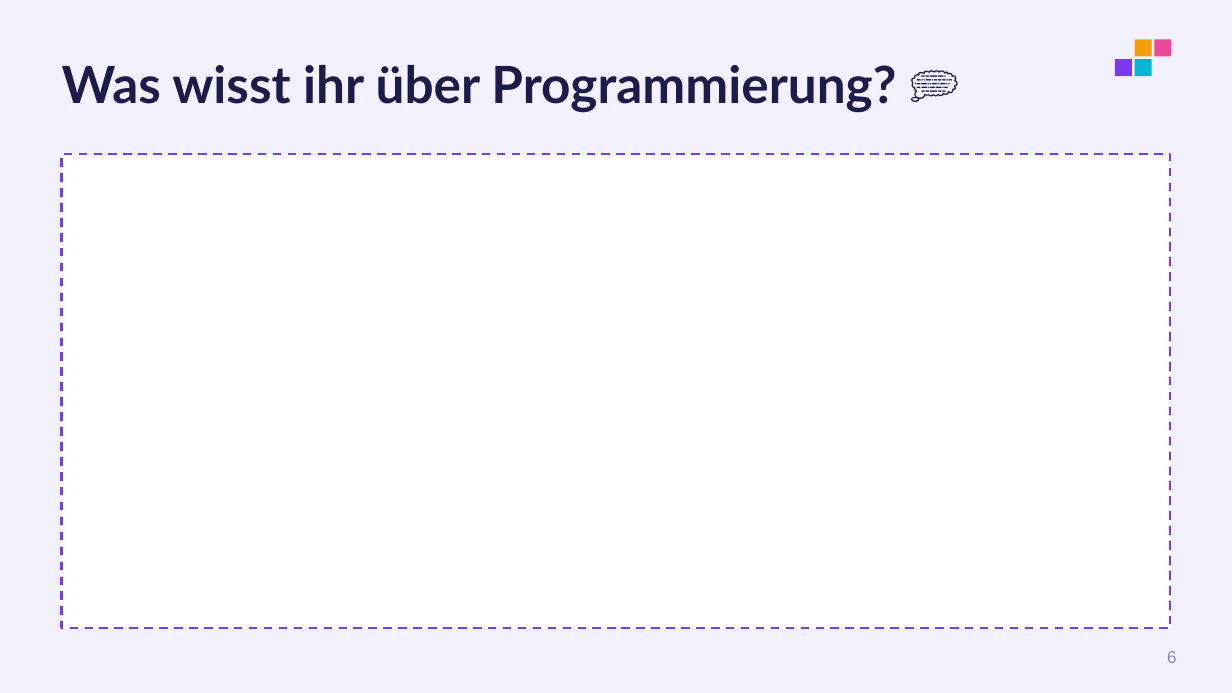
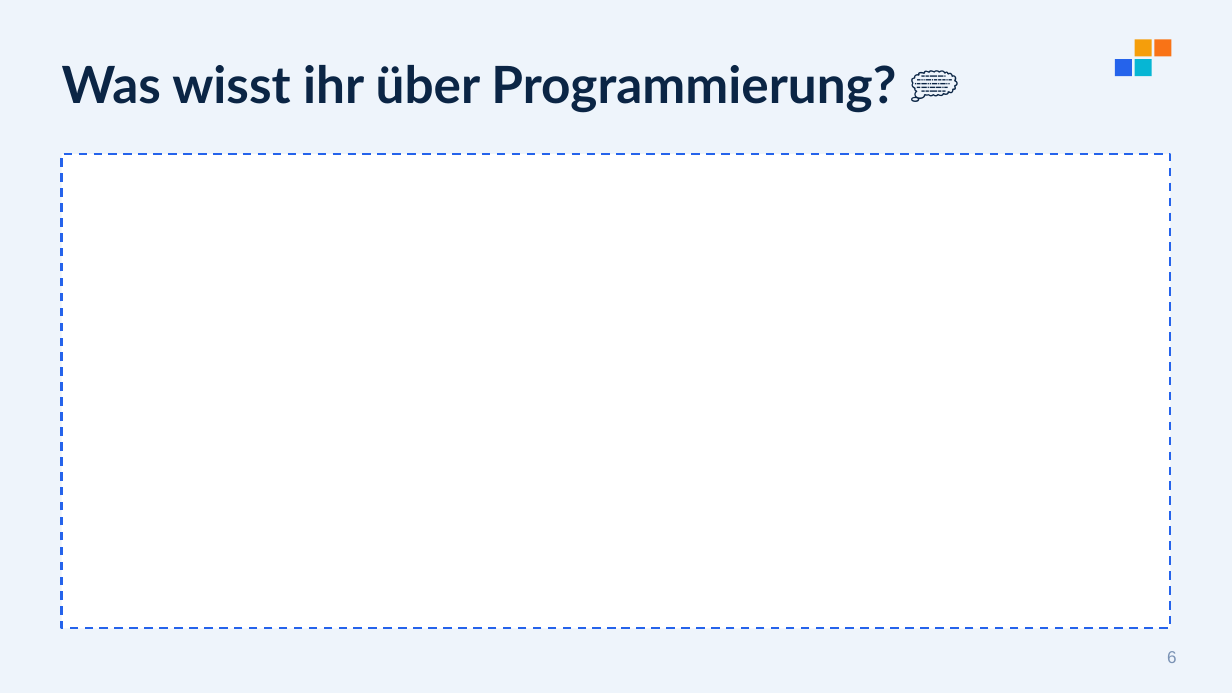
Before and after one commit to Robsbaer/monte26, a slide deck: slide 6 of Dokumente/Folien.pptx. Drawn at 1232x693 pixels with LibreOffice and Linux fonts; fonts in the diff are those of the drawing. Boxes give left, top, right and bottom in pixels: in the first picture for what was removed or moved away, otherwise in the second. Text is boxed around its words. In the diff, an @@ line names an element or a change of style, - is before the commit and + after.

```diff
--- a/Dokumente/Folien.pptx
+++ b/Dokumente/Folien.pptx
@@ background #F3F1FF to #EEF4FB @@
@@ title "Was wisst ihr über Programmierung? ..." at (62, 65, 896, 113): text colour #1E1B4B to #0B2545 @@
@@ rectangle at (1115, 59, 1132, 76): fill #7C3AED to #2563EB @@
@@ rectangle at (1154, 39, 1172, 57): fill #EC4899 to #F97316 @@
@@ rectangle at (62, 154, 1170, 628): outline #7C3AED 1.25 pt dashed to #2563EB 1.25 pt dashed @@
@@ page number at (1167, 651, 1177, 663): text colour #8B87B8 to #7B93B5 @@
```
Also in this commit, not shown: 31 other slides changed, 7 other files.
